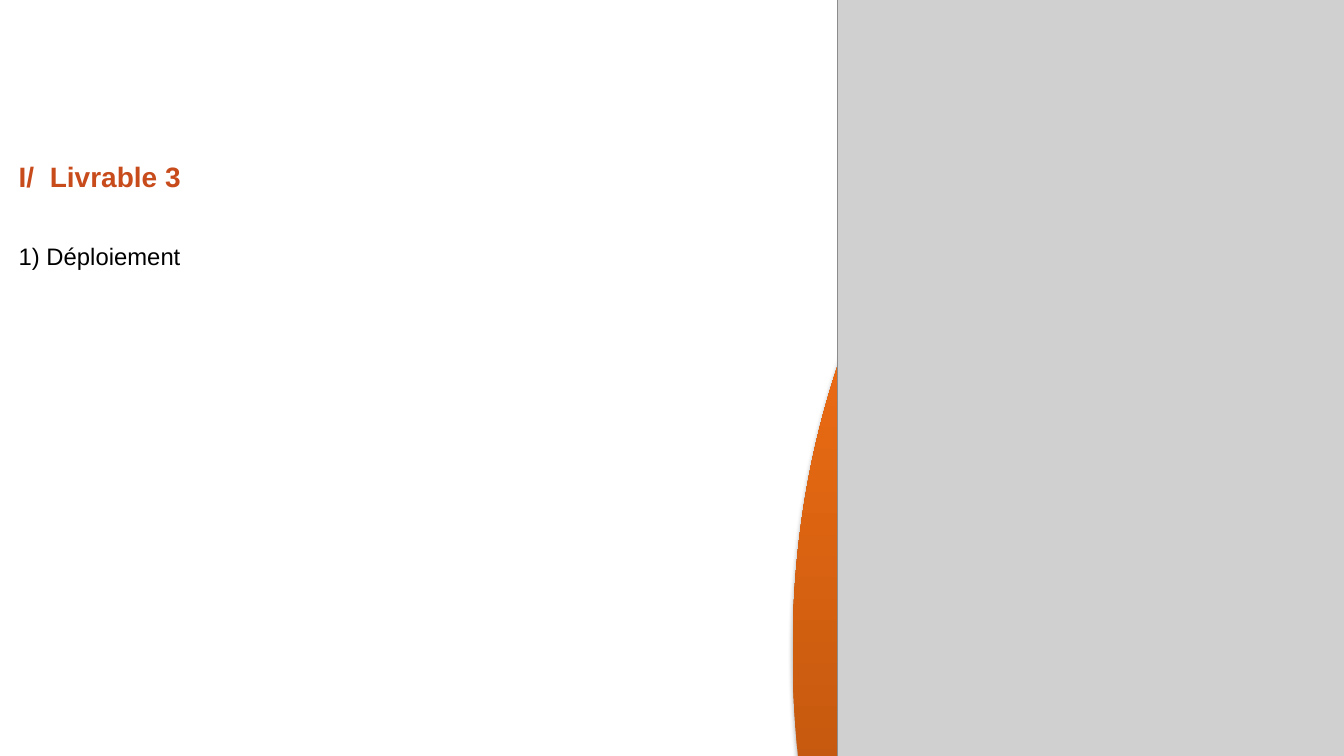
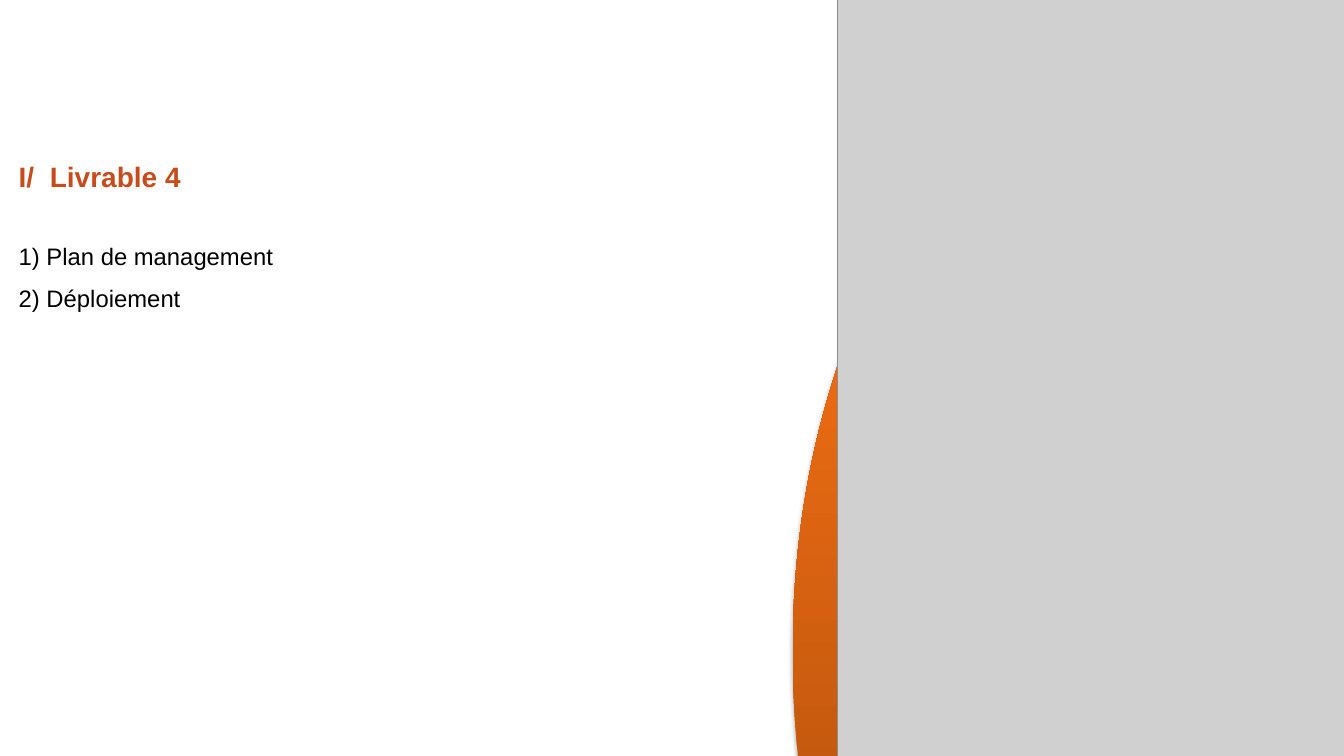
Before and after one commit to Sag64/PFR, a slide deck: slide 2 of ppt.pptx. Drawn at 1344x756 pixels with LibreOffice and Linux fonts; fonts in the diff are those of the drawing; grey boxes stand for pictures; background and template pictures are left out. Boxes give left, top, right and bottom in pixels: in the first picture for what was removed or moved away, otherwise in the second. Text is boxed around its words. In the diff, an @@ line names an element or a change of style, - is before the commit and + after.

Commit message:
slide plan de management

```diff
--- a/ppt.pptx
+++ b/ppt.pptx
@@ text at bbox=[19, 166, 273, 312]: text changed @@
-I/ Livrable 3
-1) Déploiement
+I/ Livrable 4
+1) Plan de management
+2) Déploiement
```
Also in this commit, not shown: 1 other slide changed, 1 slide added.
